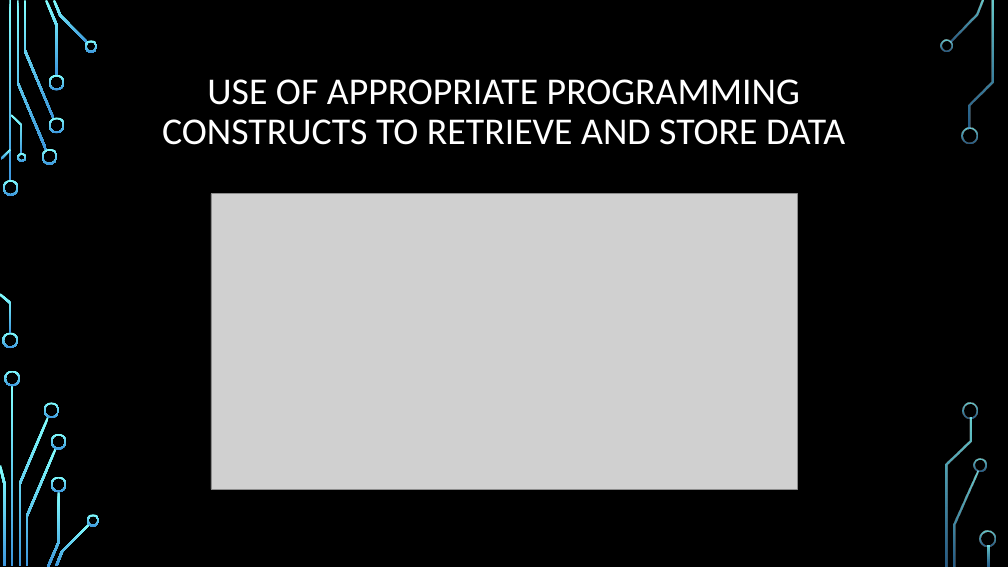
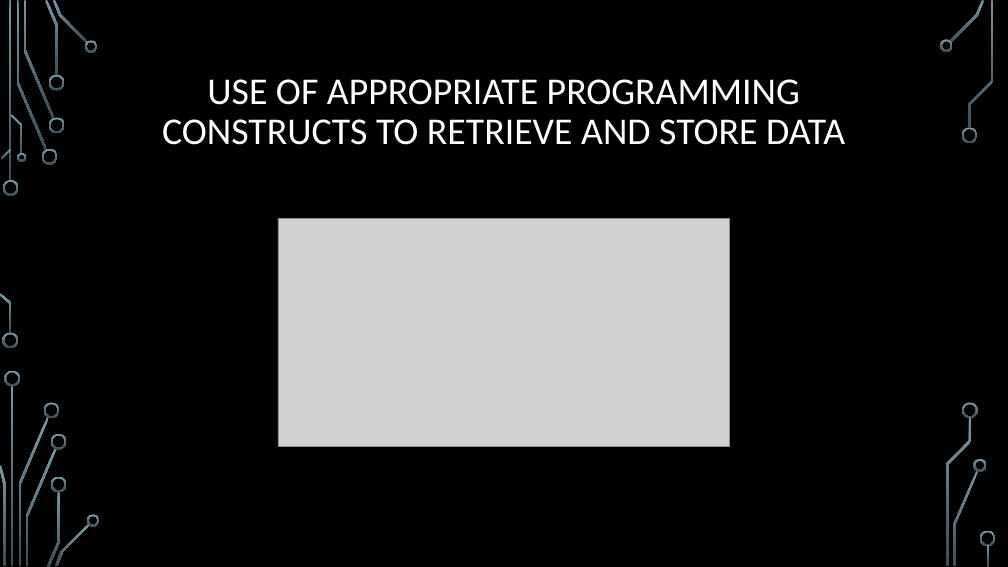
Before and after one commit to MatthewFletcher/CS321-Project, a slide deck: slide 11 of Planning/JavaProjectPresentation.pptx. Drawn at 1008x567 pixels with LibreOffice and Linux fonts; fonts in the diff are those of the drawing; grey boxes stand for pictures; background and template pictures are left out. Boxes give left, top, right and bottom in pixels: in the first picture for what was removed or moved away, otherwise in the second. Text is boxed around its words. In the diff, an @@ line names an element or a change of style, - is before the commit and + after.

```diff
--- a/Planning/JavaProjectPresentation.pptx
+++ b/Planning/JavaProjectPresentation.pptx
@@ fill gradient #82FFFF to #3D97DE to gradient #7C96A3 to #3B4C54 in 36 elements at bbox=[3, 180, 19, 196], bbox=[2, 333, 18, 349], bbox=[17, 1, 47, 150], bbox=[42, 149, 57, 165], bbox=[23, 1, 54, 119], bbox=[45, 0, 58, 76], bbox=[48, 117, 64, 133], bbox=[48, 75, 64, 91], bbox=[53, 0, 88, 44], bbox=[85, 40, 98, 52], bbox=[1, 149, 11, 160], bbox=[0, 293, 11, 333], bbox=[11, 114, 23, 154], bbox=[17, 153, 26, 162], bbox=[11, 386, 14, 566], bbox=[18, 417, 48, 566], bbox=[5, 371, 20, 386], bbox=[0, 465, 5, 566], bbox=[44, 402, 60, 418], bbox=[26, 448, 57, 566], bbox=[47, 492, 60, 567], bbox=[51, 434, 67, 450], bbox=[51, 476, 67, 492], bbox=[55, 523, 90, 566], bbox=[87, 514, 100, 526], bbox=[950, 0, 985, 42], bbox=[940, 39, 953, 52], bbox=[962, 127, 978, 143], bbox=[954, 471, 979, 566], bbox=[974, 459, 987, 472], bbox=[969, 1, 994, 129], bbox=[963, 402, 979, 418], bbox=[946, 417, 972, 566], bbox=[980, 531, 996, 547], bbox=[988, 545, 990, 566], bbox=[9, 1, 11, 181] @@
@@ picture: place and size @@
-picture at bbox=[211, 194, 797, 489]
+picture at bbox=[278, 219, 730, 447]
```
Also in this commit, not shown: 18 other slides changed.
